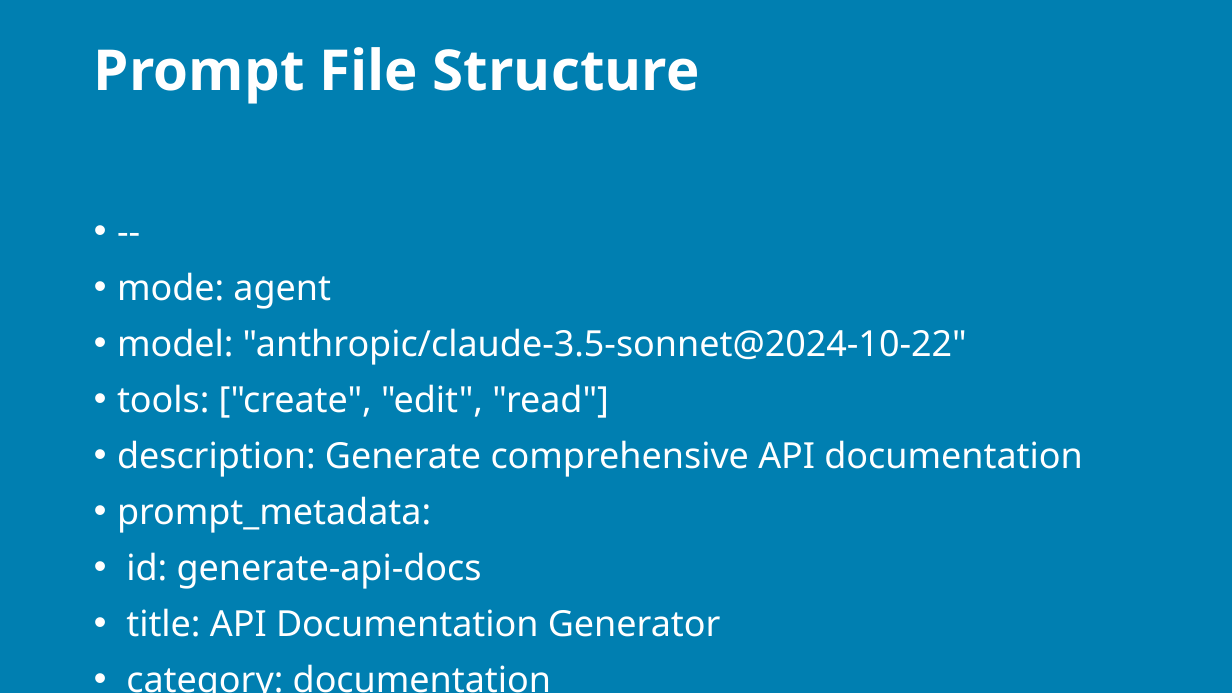
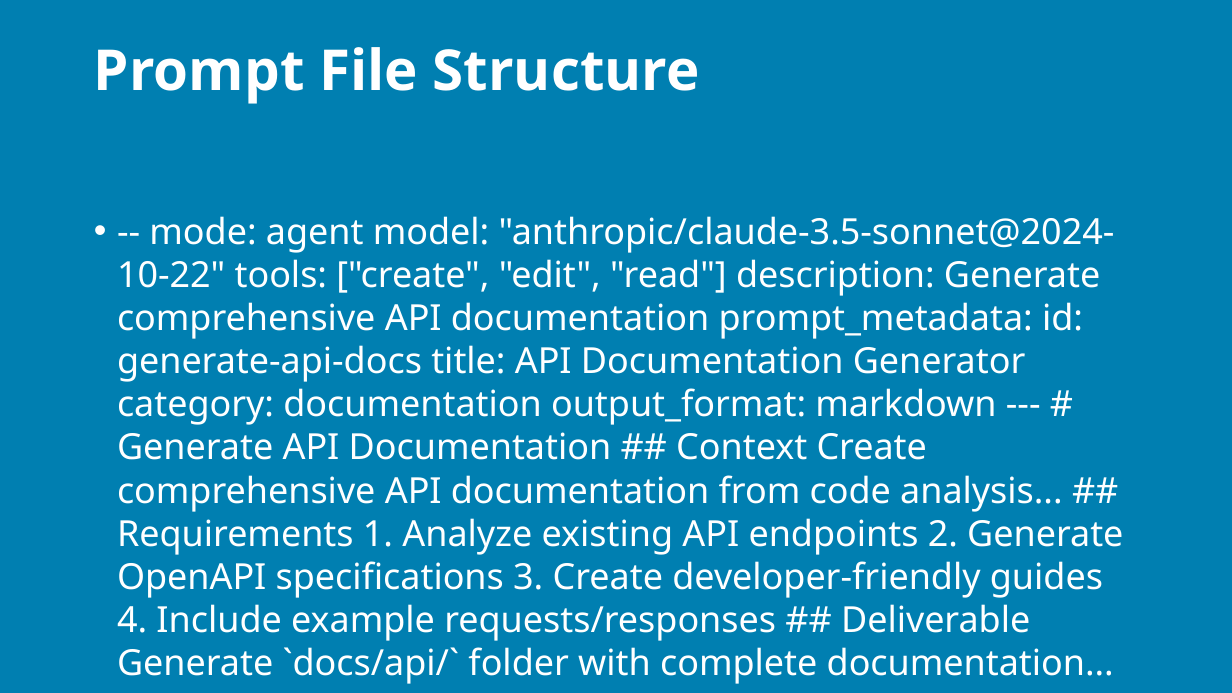
Before and after one commit to j0hnnymiller/AI-Assisted-Software-Development, a slide deck: slide 74 of Slides/output/aiasd-311-tuesday-draft.pptx (slide 115 before the commit). Drawn at 1232x693 pixels with LibreOffice and Linux fonts; fonts in the diff are those of the drawing; background and template pictures are left out. Boxes give left, top, right and bottom in pixels: in the first picture for what was removed or moved away, otherwise in the second. Text is boxed around its words. In the diff, an @@ line names an element or a change of style, - is before the commit and + after.

```diff
--- a/Slides/output/aiasd-311-tuesday-draft.pptx
+++ b/Slides/output/aiasd-311-tuesday-draft.pptx
@@ text at bbox=[117, 216, 1123, 684]: text changed @@
-• --
-• mode: agent
-• model: "anthropic/claude-3.5-sonnet@2024-10-22"
-• tools: ["create", "edit", "read"]
-• description: Generate comprehensive API documentation
-• prompt_metadata:
-• id: generate-api-docs
-• title: API Documentation Generator
-• category: documentation
-• output_format: markdown
+• -- mode: agent model: "anthropic/claude-3.5-sonnet@2024-10-22" tools: ["create", "edit", "read"] description: Generate comprehensive API documentation prompt_metadata: id: generate-api-docs title: API Documentation Generator category: documentation output_format: markdown --- # Generate API Documentation ## Context Create comprehensive API documentation from code analysis... ## Requirements 1. Analyze existing API endpoints 2. Generate OpenAPI specifications 3. Create developer-friendly guides 4. Include example requests/responses ## Deliverable Generate `docs/api/` folder with complete documentation...
```
Also in this commit, not shown: 61 other slides changed, 8 slides added, 54 slides removed, 9 other files.
